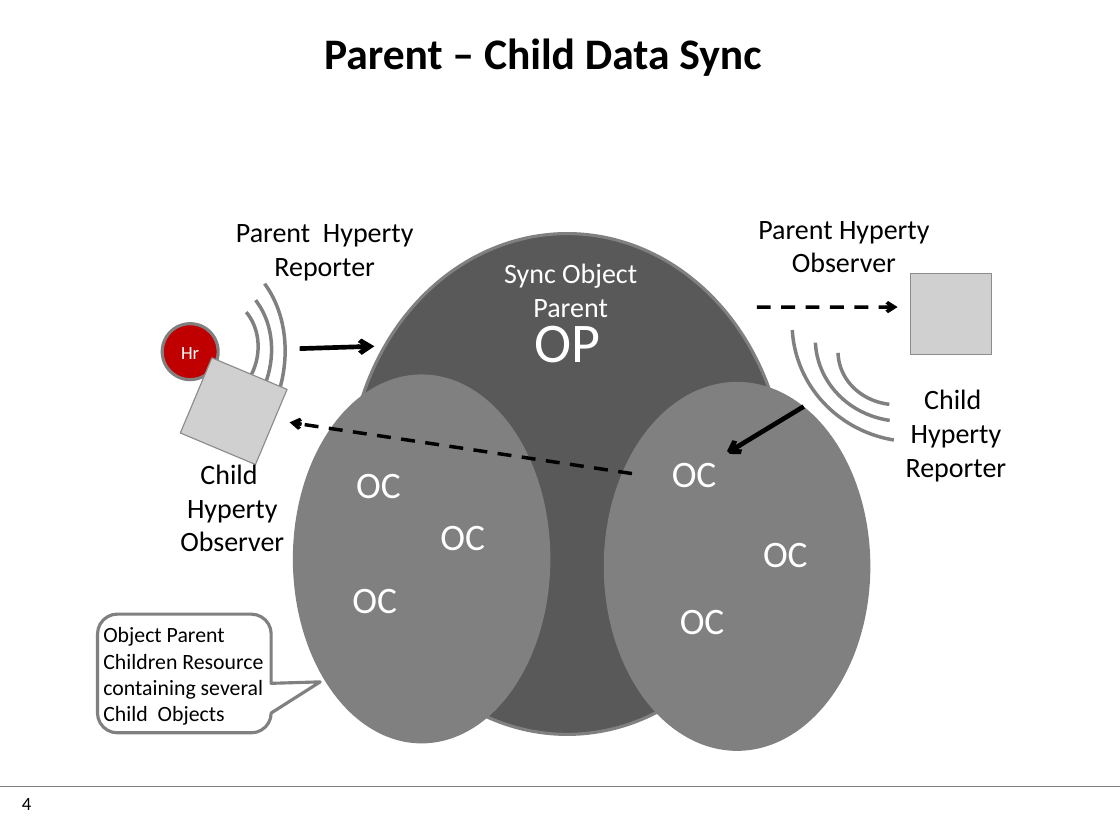
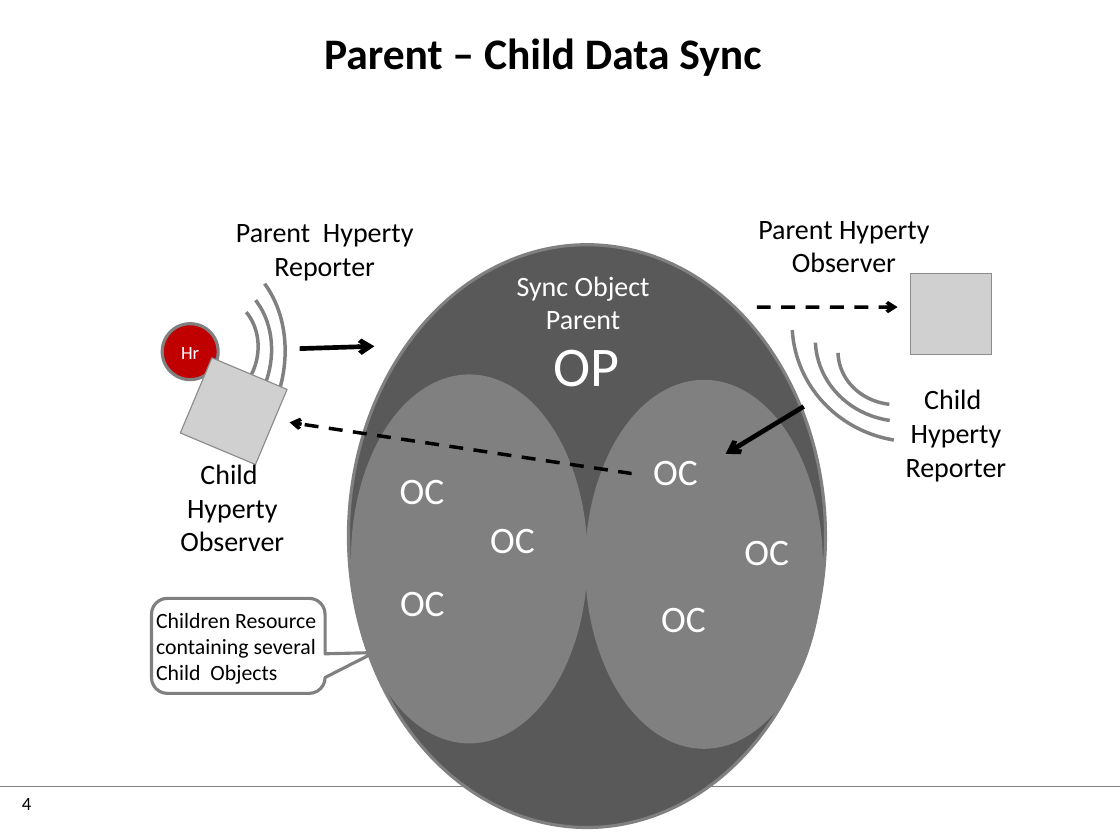
Before and after one commit to reTHINK-project/dev-service-framework, a slide deck: slide 4 of docs/manuals/images.pptx. Drawn at 1120x840 pixels with LibreOffice and Linux fonts; fonts in the diff are those of the drawing; grey boxes stand for pictures; background and template pictures are left out. Boxes give left, top, right and bottom in pixels: in the first picture for what was removed or moved away, otherwise in the second. Text is boxed around its words. In the diff, an @@ line names an element or a change of style, - is before the commit and + after.

Commit message:
p2p data sync more complete

```diff
--- a/docs/manuals/images.pptx
+++ b/docs/manuals/images.pptx
@@ ellipse "OP": place and size @@
-ellipse "OP" at [348, 234, 785, 735]
+ellipse "OP" at [348, 245, 825, 828]
@@ text "Sync Object Parent": place and size @@
-text "Sync Object Parent" at [504, 263, 637, 317]
+text "Sync Object Parent" at [517, 276, 650, 329]
@@ ellipse: place and size @@
-ellipse at [295, 376, 549, 743]
+ellipse at [353, 376, 587, 743]
@@ ellipse: place and size @@
-ellipse at [605, 383, 868, 749]
+ellipse at [587, 382, 822, 748]
@@ ellipse "OC": place and size @@
-ellipse "OC" at [652, 439, 737, 514]
+ellipse "OC" at [633, 438, 718, 513]
@@ ellipse "OC": place and size @@
-ellipse "OC" at [336, 450, 421, 525]
+ellipse "OC" at [380, 456, 465, 531]
@@ ellipse "OC": place and size @@
-ellipse "OC" at [420, 503, 505, 578]
+ellipse "OC" at [470, 505, 556, 580]
@@ ellipse "OC": place and size @@
-ellipse "OC" at [743, 520, 828, 595]
+ellipse "OC" at [725, 517, 810, 592]
@@ ellipse "OC": place and size @@
-ellipse "OC" at [333, 564, 418, 640]
+ellipse "OC" at [380, 568, 465, 643]
@@ rounded speech box "Children Resource": place and size @@
-rounded speech box "Children Resource" at [97, 614, 271, 732]
+rounded speech box "Children Resource" at [151, 598, 325, 693]
@@ ellipse "OC": place and size @@
-ellipse "OC" at [660, 587, 745, 662]
+ellipse "OC" at [641, 585, 726, 660]
@@ text in rounded speech box at [156, 613, 316, 628]: text changed @@
-Object Parent
-Children Resource
+Children Resource
```
Also in this commit, not shown: 3 slides added, 5 other files.
